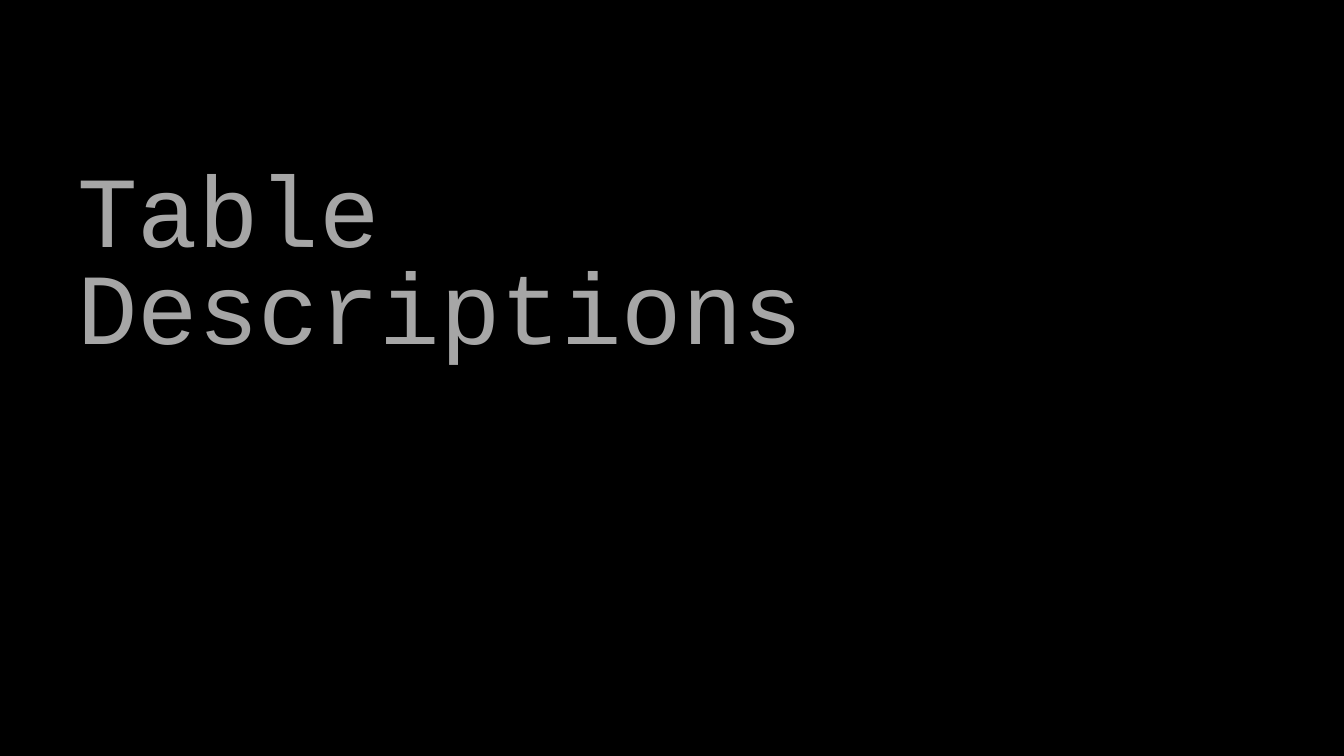
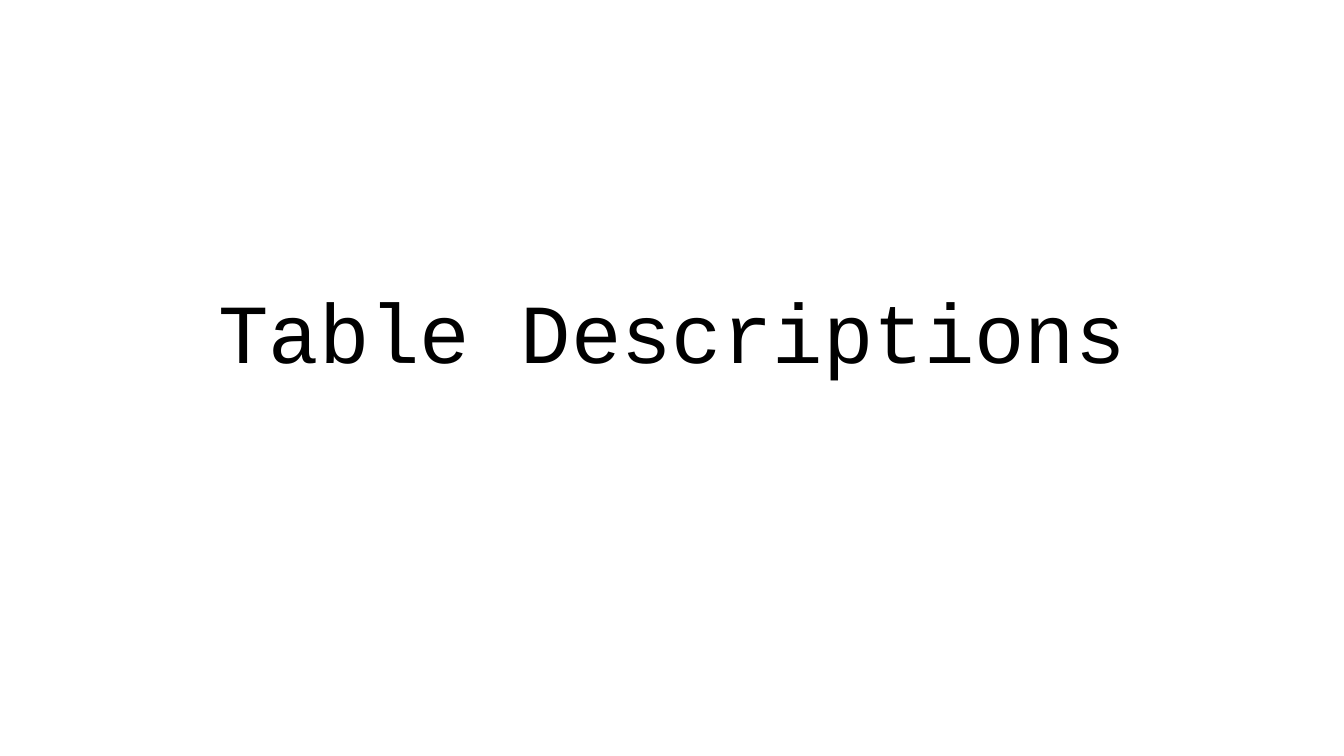
Before and after one commit to fun2vault/Team-4-Project, a slide deck: slide 1 of table_descriptions_format.pptx. Drawn at 1344x756 pixels with LibreOffice and Linux fonts; fonts in the diff are those of the drawing; background and template pictures are left out. Boxes give left, top, right and bottom in pixels: in the first picture for what was removed or moved away, otherwise in the second. Text is boxed around its words. In the diff, an @@ line names an element or a change of style, - is before the commit and + after.

```diff
--- a/table_descriptions_format.pptx
+++ b/table_descriptions_format.pptx
@@ background picture (left out) to #FFFFFF @@
@@ title "Table Descriptions": place and size @@
-title "Table Descriptions" at [77,175,803,365]
+title "Table Descriptions" at [218,303,1126,381]
@@ title "Table Descriptions" at [218,303,1126,381]: size 72 to 60 pt, text colour #A6A6A6 to #000000; alignment left to centre; line spacing 0.8 to 0.9 @@
```
Also in this commit, not shown: 1 other slide changed.
